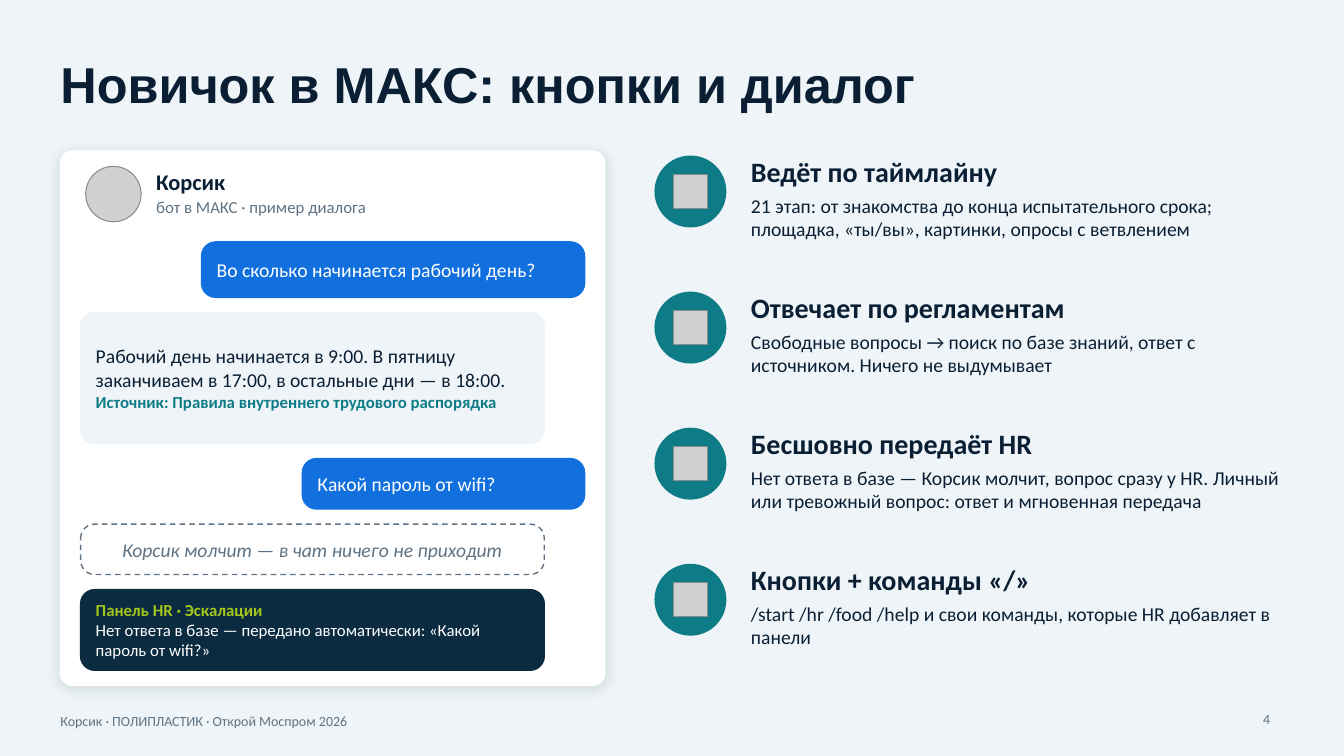
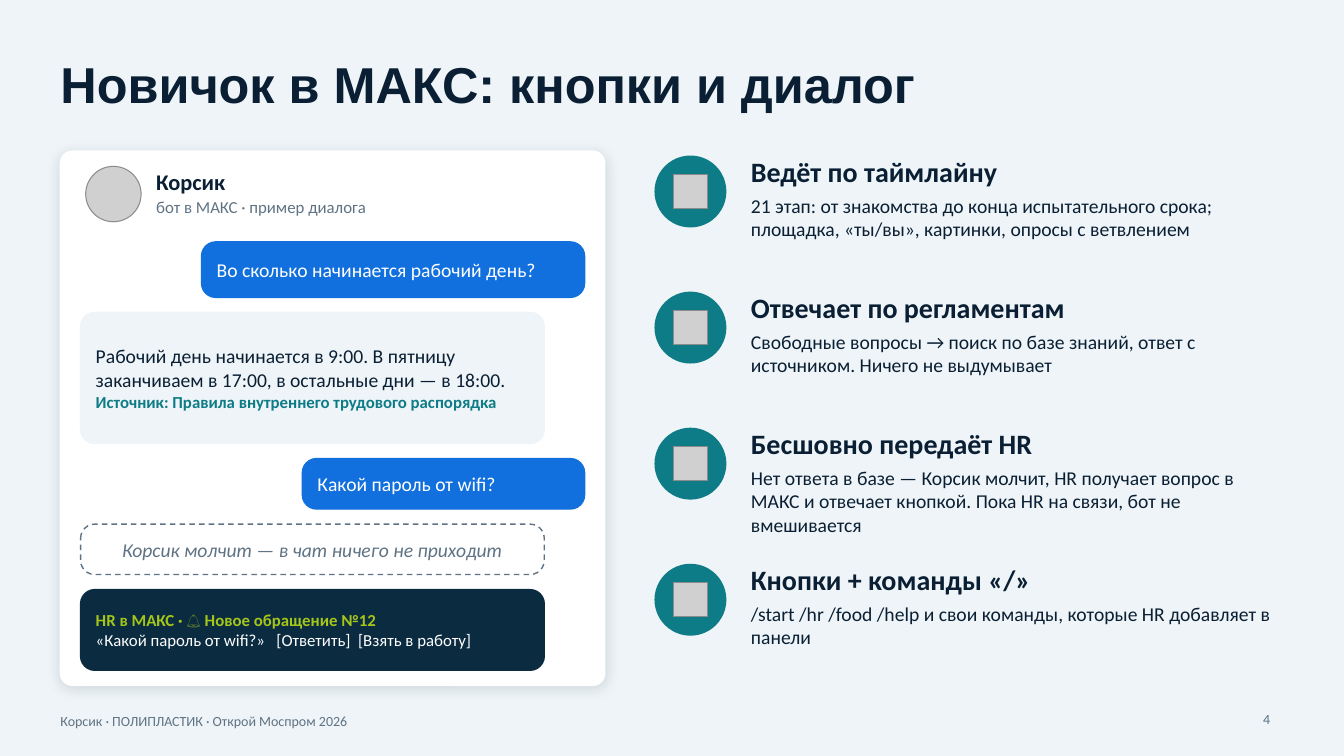
Before and after one commit to plavist/korsik-bot, a slide deck: slide 4 of Korsik_presentation.pptx. Drawn at 1344x756 pixels with LibreOffice and Linux fonts; fonts in the diff are those of the drawing; grey boxes stand for pictures. Boxes give left, top, right and bottom in pixels: in the first picture for what was removed or moved away, otherwise in the second. Text is boxed around its words. In the diff, an @@ line names an element or a change of style, - is before the commit and + after.

```diff
--- a/Korsik_presentation.pptx
+++ b/Korsik_presentation.pptx
@@ text at box(751, 471, 1233, 532): text changed @@
-Нет ответа в базе — Корсик молчит, вопрос сразу у HR. Личный или тревожный вопрос: ответ и мгновенная передача
+Нет ответа в базе — Корсик молчит, HR получает вопрос в МАКС и отвечает кнопкой. Пока HR на связи, бот не вмешивается
@@ text at box(96, 614, 471, 649): text changed @@
-Панель HR · Эскалации
-Нет ответа в базе — передано автоматически: «Какой пароль от wifi?»
+HR в МАКС · 🔔 Новое обращение №12
+«Какой пароль от wifi?» [Ответить] [Взять в работу]
```
Also in this commit, not shown: 2 other slides changed, 25 other files.
